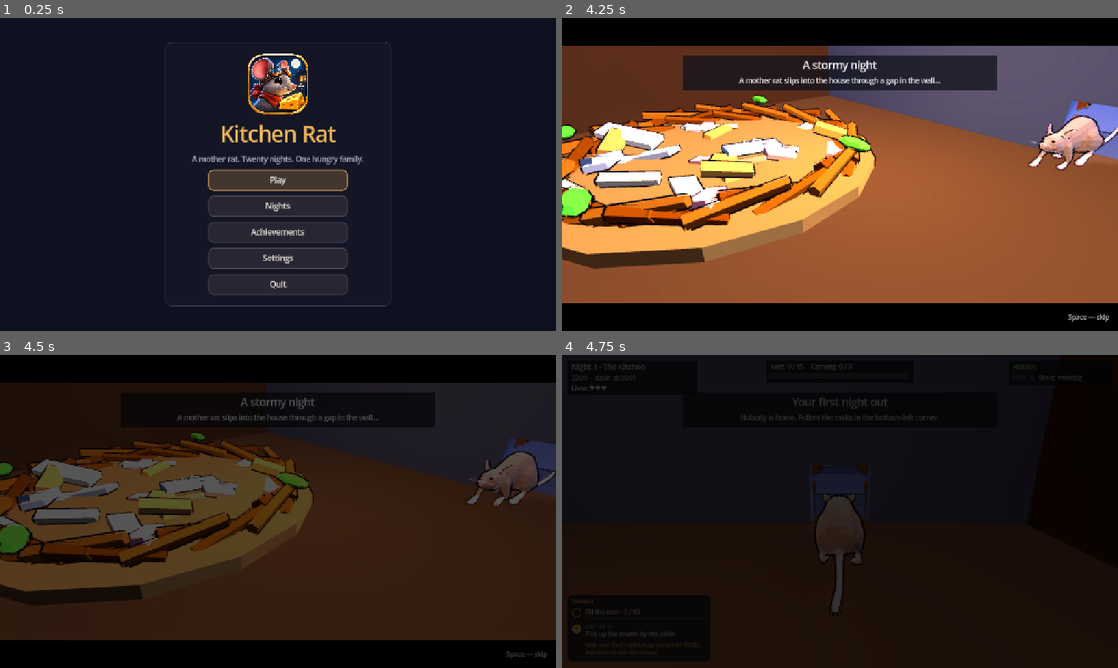
Above: before the commit, frames 1-4 (two rows, left to right).
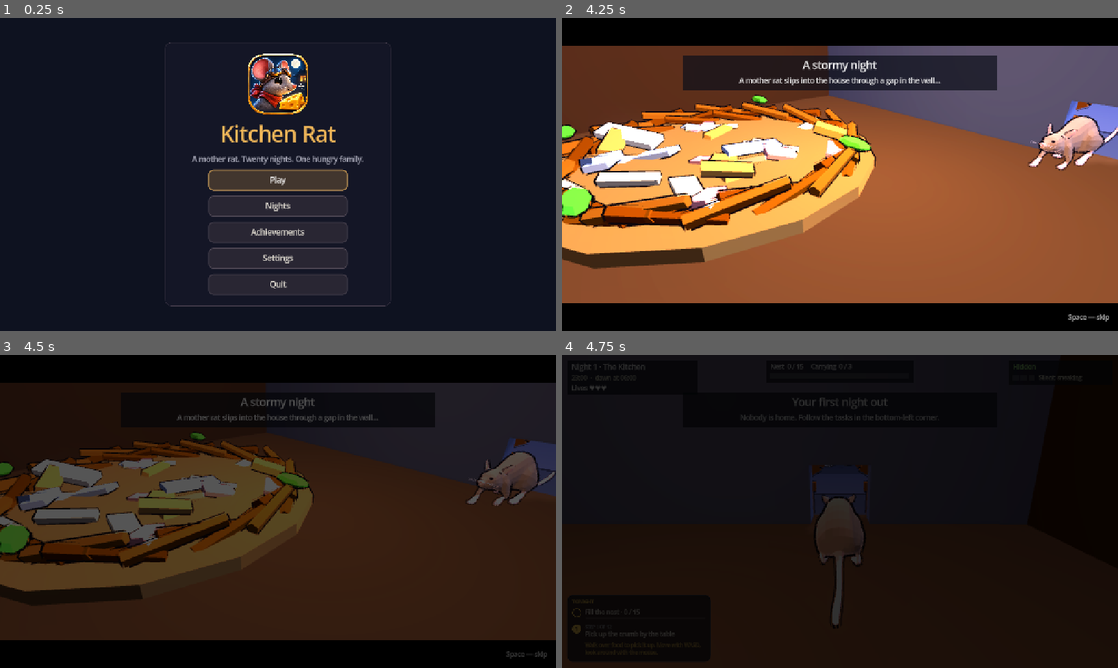
Above: after the commit, the same moments.

Repository: SergeyChere/kitchen-rat
Game: Godot game, scene res://scenes/main.tscn
Same seed, same stepped clock (60 frames per second), same inputs: the game is played once before the commit and once after it.
Inputs (mouse positions are in pixels of both pictures, inside the frame that each line leads up to):
- Up to frame 1 (0.25 s): no input
- Up to frame 2 (4.25 s): click "Nights" at 0.5 s; click "Back" at 1.25 s; click "Achievements" at 2 s; click "Back" at 2.75 s; click "Play" at 3.5 s
- Up to frame 3 (4.5 s): tap Enter (ui_accept) at 4.25 s; move the mouse to (250, 574) at 4.27 s; hold W (forward) from 4.28 s (still down); hold Ctrl (sneak) from 4.28 s (still down); tap Q (pups) at 4.35 s; click (250, 574) at 4.42 s
- Up to frame 4 (4.75 s): keep holding W (forward); keep holding Ctrl (sneak); tap Space (jump) at 4.52 s

Frames 1-3 are identical in both runs. In frame 4, 0.2% of the frame differs, in the area x 45-55%, y 44-88%.

Commit message:
Demo polish, round 2: textures on furniture, gravity, tunnel networks, chase feel
- Textures (plan point 2): LevelBuilder.apply_texture + RoomFurniture.place(tex): sofa/armchair/ottoman fabric, cardboard boxes cardboard, crate/workbench/tables/bookcase wood_dark, shelf unit wood, fridge metal_matte, washer/basket plastic; tint from the night's own colour. mat_named materials tile by box size (tile_m meta). Kitchen floors use the real ceramic_tile texture tinted to the old floor tone.
- rat.gd: gravity 12 -> 18 (she floated on high hops); hop_impulse 1.7 -> 2.08 and hop_hold_force 6 -> 9 keep the same hop apex.
- Tunnels: nights 1-5 are full networks (every crack linked to every other); use_tunnel exits farthest from the hunter chasing her (cat/owner/dog).
- game_feel.gd: heartbeat + red edge stronger and distance-driven: danger range 2.2 -> 3.4 m with a steeper curve, chase threat 0.72 -> 1.0 as the hunter closes in, heartbeat up to 0.34 s / -0.5 dB, vignette 0.85 + 0.30 pulse (cap 1.0) creeping further in.
- Verified: Godot 4.7.2 headless, CI set on night 1 + mech nights 1-5,8 + hides 2-5 + walk + cat: all PASS, no FAIL.

Diff:
--- a/godot/data/nights/01_kitchen.json
+++ b/godot/data/nights/01_kitchen.json
@@ -423,11 +423,27 @@
  "tunnels": [
   {
    "a": 0,
+   "b": 1
+  },
+  {
+   "a": 0,
    "b": 2
   },
   {
-   "a": 3,
-   "b": 1
+   "a": 0,
+   "b": 3
+  },
+  {
+   "a": 1,
+   "b": 2
+  },
+  {
+   "a": 1,
+   "b": 3
+  },
+  {
+   "a": 2,
+   "b": 3
   }
  ],
  "music": {
--- a/godot/data/nights/02_living.json
+++ b/godot/data/nights/02_living.json
@@ -496,6 +496,10 @@
   {
    "a": 0,
    "b": 2
+  },
+  {
+   "a": 1,
+   "b": 2
   }
  ],
  "music": {
--- a/godot/data/nights/03_living2.json
+++ b/godot/data/nights/03_living2.json
@@ -454,6 +454,10 @@
   {
    "a": 0,
    "b": 2
+  },
+  {
+   "a": 1,
+   "b": 2
   }
  ],
  "music": {
--- a/godot/data/nights/04_pantry.json
+++ b/godot/data/nights/04_pantry.json
@@ -440,15 +440,27 @@
  "tunnels": [
   {
    "a": 0,
+   "b": 1
+  },
+  {
+   "a": 0,
    "b": 2
+  },
+  {
+   "a": 0,
+   "b": 3
   },
   {
    "a": 1,
    "b": 2
   },
   {
-   "a": 3,
-   "b": 0
+   "a": 1,
+   "b": 3
+  },
+  {
+   "a": 2,
+   "b": 3
   }
  ],
  "music": {
--- a/godot/data/nights/05_kitchen2.json
+++ b/godot/data/nights/05_kitchen2.json
@@ -447,11 +447,27 @@
  "tunnels": [
   {
    "a": 0,
+   "b": 1
+  },
+  {
+   "a": 0,
    "b": 2
   },
   {
-   "a": 3,
-   "b": 1
+   "a": 0,
+   "b": 3
+  },
+  {
+   "a": 1,
+   "b": 2
+  },
+  {
+   "a": 1,
+   "b": 3
+  },
+  {
+   "a": 2,
+   "b": 3
   }
  ],
  "music": {
--- a/godot/scripts/game.gd
+++ b/godot/scripts/game.gd
@@ -1102,17 +1102,52 @@
 			return
 
 
-## The crack the rat stands in, if it leads somewhere through the wall (night tunnels). -1 if none.
-func _tunnel_from() -> int:
+## Every crack linked to the one the rat stands in (demo polish: the demo nights are full networks
+## now, so a crack can have several exits). Empty when she is not in a linked crack.
+func _tunnel_exits() -> Array:
+	var out: Array = []
 	var tl: Array = night.get("tunnels", [])
 	if tl.is_empty() or rat.jumping or rat.global_position.y > 0.05:
-		return -1
+		return out
+	var from := -1
 	for i in cracks.size():
 		if Vector2(cracks[i].x - rat.global_position.x, cracks[i].z - rat.global_position.z).length() < 0.3:
-			for t in tl:
-				if int(t.a) == i: return int(t.b)
-				if int(t.b) == i: return int(t.a)
-	return -1
+			from = i
+			break
+	if from < 0:
+		return out
+	for t in tl:
+		if int(t.a) == from and not out.has(int(t.b)):
+			out.append(int(t.b))
+		elif int(t.b) == from and not out.has(int(t.a)):
+			out.append(int(t.a))
+	return out
+
+
+## The crack the rat stands in, if it leads somewhere through the wall (night tunnels). -1 if none.
+## With several exits she takes the one farthest from whoever is chasing her (the cat, the owner,
+## the dog) — a tunnel is an escape first. Nobody chasing: the first link, as before.
+func _tunnel_from() -> int:
+	var exits := _tunnel_exits()
+	if exits.is_empty():
+		return -1
+	var hunter: Node3D = null
+	if cat and cat.mode == CatAI.Mode.CHASE:
+		hunter = cat
+	elif owner_ai and owner_ai.mode == OwnerAI.Mode.CHASE:
+		hunter = owner_ai
+	elif dog and dog.mode == DogAI.Mode.CHASE:
+		hunter = dog
+	if hunter == null:
+		return int(exits[0])
+	var best := -1
+	var best_d := -1.0
+	for e in exits:
+		var d := (cracks[int(e)] as Vector3).distance_squared_to(hunter.global_position)
+		if d > best_d:
+			best_d = d
+			best = int(e)
+	return best
 
 
 ## Called by the rat when Space is pressed: crawl through the wall if she's in a linked crack.
--- a/godot/scripts/game_feel.gd
+++ b/godot/scripts/game_feel.gd
@@ -23,7 +23,7 @@
 void fragment() {
 	vec2 uv = UV - 0.5;
 	float d = length(uv * vec2(1.5, 1.0));
-	float v = smoothstep(0.38, 0.92, d);
+	float v = smoothstep(0.28, 0.92, d);
 	COLOR = vec4(tint.rgb, v * amount);
 }
 """
@@ -84,35 +84,41 @@
 		return
 	var chased := false
 	var near := 0.0
+	var chaser_near := 0.0
 	for a in [g.cat, g.owner_ai, g.dog]:
 		if a == null or not is_instance_valid(a) or not (a as Node3D).visible:
 			continue
 		var m: int = a.get("mode")
-		if a is CatAI and m == CatAI.Mode.CHASE: chased = true
-		elif a is OwnerAI and m == OwnerAI.Mode.CHASE: chased = true
-		elif a is DogAI and m == DogAI.Mode.CHASE: chased = true
+		var is_chase := (a is CatAI and m == CatAI.Mode.CHASE) or (a is OwnerAI and m == OwnerAI.Mode.CHASE) or (a is DogAI and m == DogAI.Mode.CHASE)
+		if is_chase: chased = true
 		var awake := not (a is CatAI) or (a as CatAI).awake()
 		if awake:
-			near = maxf(near, clampf((2.2 - (a as Agent).dist_rat()) / 1.6, 0.0, 1.0))
+			# demo polish: the danger is felt from farther out (3.4 m, was 2.2) and the curve is steeper,
+			# so the last metre before a catch counts much more than a hunter across the room
+			var nn := pow(clampf((3.4 - (a as Agent).dist_rat()) / 2.6, 0.0, 1.0), 1.5)
+			near = maxf(near, nn)
+			if is_chase: chaser_near = maxf(chaser_near, nn)
 	if chased and not _was_chased:
 		slowmo(0.3, 0.4)  # spotted!
 		g.cam.shake(0.25)
 	_was_chased = chased
-	var want := 1.0 if chased else near * 0.7
+	# a chase is never mild, but how bad it feels now scales with how close the hunter actually is
+	var want := clampf(0.72 + 0.38 * chaser_near, 0.0, 1.0) if chased else near * 0.85
 	if g.rat.hidden():
 		want *= 0.4
-	_threat = move_toward(_threat, want, real_dt * (2.5 if want > _threat else 0.8))
-	# heartbeat: faster and louder the closer the danger
-	if _threat > 0.12:
+	_threat = move_toward(_threat, want, real_dt * (4.5 if want > _threat else 1.1))
+	# heartbeat: faster and louder the closer the danger (demo polish: it starts earlier, beats faster
+	# at the top end and plays louder — at full threat it is the loudest quiet sound in the game)
+	if _threat > 0.08:
 		_beat_t -= real_dt
 		if _beat_t <= 0.0:
-			_beat_t = lerpf(1.05, 0.42, _threat)
-			Sfx.play("heartbeat", null, lerpf(-16.0, -3.0, _threat), 1.0, 0.0)
+			_beat_t = lerpf(1.0, 0.34, _threat)
+			Sfx.play("heartbeat", null, lerpf(-15.0, -0.5, _threat), 1.0, 0.0)
 			_pulse = 1.0
 	else:
 		_beat_t = 0.0
 	_pulse = move_toward(_pulse, 0.0, real_dt * 4.0)
-	_mat.set_shader_parameter("amount", clampf(_threat * 0.55 + _pulse * _threat * 0.18, 0.0, 0.8))
+	_mat.set_shader_parameter("amount", clampf(_threat * 0.85 + _pulse * _threat * 0.30, 0.0, 1.0))
 	# hiding: the room sounds muffled
 	if _lp:
 		var target := 900.0 if g.rat.hidden() else 20000.0
--- a/godot/scripts/level_builder.gd
+++ b/godot/scripts/level_builder.gd
@@ -287,8 +287,32 @@
 ## plastic, counter_stone.
 func mat_named(tex_name: String, color: Color, tiling := Vector2.ONE) -> StandardMaterial3D:
 	if ResourceLoader.exists("res://assets/textures/" + tex_name + ".png"):
-		return mat(color, tex_name, tiling)
+		var m := mat(color, tex_name, tiling)
+		m.set_meta("tile_m", 0.5)  # one texture tile ~ 0.5 m: box() scales the UV by the box size
+		return m
 	return mat(color)
+
+
+## Give a placed model a real surface (demo polish, plan point 2): the generated texture laid over its
+## toon materials, tinted by `tint` (the furniture's own colour from the night data, white = as authored).
+## The tint is divided by the textures' average brightness (~0.45), so the result lands near the
+## requested colour instead of going twice as dark. No texture file -> no change at all.
+func apply_texture(n: Node3D, tex_name: String, tint := Color.WHITE) -> void:
+	if n == null or not ResourceLoader.exists("res://assets/textures/" + tex_name + ".png"):
+		return
+	var tex := load("res://assets/textures/" + tex_name + ".png") as Texture2D
+	var c := Color(clampf(tint.r / 0.45, 0.0, 1.0), clampf(tint.g / 0.45, 0.0, 1.0), clampf(tint.b / 0.45, 0.0, 1.0))
+	for mi in n.find_children("*", "MeshInstance3D", true, false):
+		var m := mi as MeshInstance3D
+		for i in m.mesh.get_surface_count():
+			var src := m.get_active_material(i) as BaseMaterial3D
+			if src == null:
+				continue
+			var t := src.duplicate() as BaseMaterial3D
+			t.albedo_texture = tex
+			t.albedo_color = c
+			t.uv1_scale = Vector3(2.0, 2.0, 1.0)
+			m.set_surface_override_material(i, t)
 
 
 func mat(color: Color, texture := "", tiling := Vector2.ONE) -> StandardMaterial3D:
@@ -308,7 +332,14 @@
 	var bm := BoxMesh.new()
 	bm.size = size
 	mi.mesh = bm
-	mi.material_override = m
+	if m is StandardMaterial3D and (m as StandardMaterial3D).has_meta("tile_m"):
+		# a named material: keep the grain/weave scale constant whatever the box size (demo polish)
+		var tile: float = (m as StandardMaterial3D).get_meta("tile_m")
+		var dup := (m as StandardMaterial3D).duplicate() as StandardMaterial3D
+		dup.uv1_scale = Vector3(maxf(size.x, size.z) / tile, maxf(size.y, size.z) / tile, 1.0)
+		mi.material_override = dup
+	else:
+		mi.material_override = m
 	parent.add_child(mi)
 	mi.global_position = center
 	if solid:
@@ -432,6 +463,10 @@
 	if not ResourceLoader.exists("res://assets/textures/" + floor_tex + ".png"): floor_tex = "floor_tile"
 	if not ResourceLoader.exists("res://assets/textures/" + wall_tex + ".png"): wall_tex = "wall_stripes"
 	var floor_mat := mat(Color.WHITE, floor_tex, Vector2(6, 3.75))
+	if str(pal.get("floor", "")) == "tile" and ResourceLoader.exists("res://assets/textures/ceramic_tile.png"):
+		# demo polish: real tile (tools/make_textures.py) instead of the placeholder pattern, tinted down
+		# to the old floor's tone (its mean was ~(0.25, 0.27, 0.38)) so the night stays as dark as before
+		floor_mat = mat(Color(0.30, 0.32, 0.45), "ceramic_tile", Vector2(6, 3.75))
 	var wall_mat := mat(Color.WHITE, wall_tex)
 	var trim := mat(hex(0x7a4a2a))
 
--- a/godot/scripts/rat.gd
+++ b/godot/scripts/rat.gd
@@ -12,7 +12,8 @@
 var walk_speed := 0.9
 var run_speed := 1.9
 var sneak_speed := 0.4
-var gravity := 12.0
+var gravity := 18.0  # demo polish: was 12.0 — she floated on high hops and falls. Falls are snappier now;
+# hop_impulse grew with it (v = 1.7 * sqrt(18/12)), so the hop reaches the same height as before
 var max_jump_up := 0.62
 var max_jump_reach := 0.9
 var capacity := 3
@@ -57,8 +58,8 @@
 var air_acceleration := 6.0  # demo polish: was 2.0, a hop could not be corrected in the air at all
 var rotation_speed := 12.0
 var stopping_speed := 0.05
-var hop_impulse := 1.7
-var hop_hold_force := 6.0
+var hop_impulse := 2.08  # scaled with gravity: same hop apex (2.08^2 / (2*18) = 1.7^2 / (2*12))
+var hop_hold_force := 9.0  # scaled with gravity, so holding Space stretches the hop as much as before
 var _last_strong_dir := Vector3.BACK
 var _was_on_floor := true
 var _air_top := 0.0
--- a/godot/scripts/room_furniture.gd
+++ b/godot/scripts/room_furniture.gd
@@ -41,7 +41,7 @@
 
 
 ## A model fitted to the rect (its front toward the room), with collision and a surface id.
-func place(model: String, f: Dictionary, surface: String, height := 0.0, rot = null) -> Node3D:
+func place(model: String, f: Dictionary, surface: String, height := 0.0, rot = null, tex := "") -> Node3D:
 	var x := float(f.x); var y := float(f.y)
 	var w := float(f.get("w", 0)); var d := float(f.get("h", 0))
 	var r: float = rot if rot != null else side_rot(side(x, y, w, d))
@@ -55,6 +55,11 @@
 	if height > 0.0:
 		_fit_height(n, height)
 	b.collide(n, surface)
+	if tex != "":
+		# demo polish: a real surface for the model (fabric sofa, cardboard box, ...), tinted by the
+		# night's own colour for the piece when it has one
+		var tint := LevelBuilder.hex(int(f.get("color", 0xffffff))) if f.has("color") else Color.WHITE
+		b.apply_texture(n, tex, tint)
 	return n
 
 
@@ -119,12 +124,12 @@
 				for i in n:
 					var seg := {"x": x + w / n * i, "y": y, "w": w / n, "h": d}
 					place("furniture/counter_section", seg, "counter", 0.0, 0.0)
-			"fridge": place("furniture/fridge", f, "fridge")
+			"fridge": place("furniture/fridge", f, "fridge", 0.0, null, "metal_matte")
 			"island": place("furniture/kitchen_island", f, "island", 0.0, 180.0)
 			"box":
 				var ht := float(f.get("ht", 44))
-				place("furniture/cardboard_box_tall" if ht > 70.0 else "furniture/cardboard_box", f, "box", ht)
-			"crate": place("furniture/crate", f, "crate", float(f.get("ht", 40)))
+				place("furniture/cardboard_box_tall" if ht > 70.0 else "furniture/cardboard_box", f, "box", ht, null, "cardboard")
+			"crate": place("furniture/crate", f, "crate", float(f.get("ht", 40)), null, "wood_dark")
 			"table":
 				var ht := float(f.get("ht", 79))
 				var model := "furniture/table_dining" if bool(f.get("dining", false)) else "furniture/table_kitchen"
@@ -142,10 +147,10 @@
 						light(W(cx, cy, ht + 60), Color8(0xff, 0xb0, 0x60), 0.7, 3.0)
 				hide("table", f)
 			"coffeeTable":
-				place("furniture/coffee_table", f, "table", 0.0, 0.0)
+				place("furniture/coffee_table", f, "table", 0.0, 0.0, "wood_dark")
 				hide("table", f)
 			"bench":
-				place("furniture/workbench", f, "table", 0.0, 0.0)
+				place("furniture/workbench", f, "table", 0.0, 0.0, "wood_dark")
 				hide("table", f)
 			"chair":
 				var cf := {"x": x, "y": y, "w": 32, "h": 32}
@@ -167,41 +172,41 @@
 			"sofa", "armchair":
 				var face := str(f.get("face", "s"))
 				var r := 180.0 if face == "n" else (90.0 if face == "e" else (-90.0 if face == "w" else 0.0))
-				place("furniture/sofa" if t == "sofa" else "furniture/armchair", f, "sofa", 0.0, r)
+				place("furniture/sofa" if t == "sofa" else "furniture/armchair", f, "sofa", 0.0, r, "fabric")
 				hide("sofa", f, 12.0)
 				low_roof(f, 4.0)
 			"wall":
 				var wm := b.mat(LevelBuilder.hex(0x8a8a9a), "wall_" + str(g.night.get("pal", {}).get("wall", "stripes")))
 				b.box("Inner wall", W(cx, cy, 115), Vector3(w / 100.0, 2.3, d / 100.0), wm, b.furn)
 			"tvStand":
-				place("furniture/tv_stand", f, "tv")
+				place("furniture/tv_stand", f, "tv", 0.0, null, "wood_dark")
 				var tv := light(W(cx, y + d + 70, 90), Color(0.56, 0.7, 1.0), 1.6, 4.6, "tv")
 				g.tv_light = tv
 				tv.visible = not bool(g.night.get("tvOff", false))
-			"bookcase": place("furniture/bookcase", f, "bookcase")
+			"bookcase": place("furniture/bookcase", f, "bookcase", 0.0, null, "wood_dark")
 			"fireplace":
 				place("furniture/fireplace", f, "fireplace")
 				var out := W(x + w + 30, cy, 40) if side(x, y, w, d) == "w" else W(cx, cy, 40)
 				light(out, Color8(0xff, 0x8a, 0x3a), 2.2, 4.2)
-			"sideTable": place("furniture/side_table", f, "side", float(f.get("ht", 60)))
+			"sideTable": place("furniture/side_table", f, "side", float(f.get("ht", 60)), null, "wood_dark")
 			"lamp":
 				b.collide(b.spawn("furniture/floor_lamp", W(cx, cy), 0.0, b.furn))
 				light(W(cx, cy, 138), Color8(0xff, 0xc2, 0x7a), 1.3, 3.8, "steady")
 			"plant": b.collide(b.spawn("furniture/plant", W(cx, cy), randf() * 360.0, b.furn))
-			"washer": place("furniture/dryer" if bool(f.get("dryer", false)) else "furniture/washer", f, "washer")
-			"basket": place("furniture/laundry_basket", f, "basket", float(f.get("ht", 45)))
+			"washer": place("furniture/dryer" if bool(f.get("dryer", false)) else "furniture/washer", f, "washer", 0.0, null, "plastic")
+			"basket": place("furniture/laundry_basket", f, "basket", float(f.get("ht", 45)), null, "plastic")
 			"cans": place("furniture/cans_stack", f, "cans", float(f.get("ht", 30)))
-			"shelfUnit": place("furniture/shelf_unit", f, "shelf")
+			"shelfUnit": place("furniture/shelf_unit", f, "shelf", 0.0, null, "wood")
 			"boiler":
 				place("furniture/boiler", f, "boiler", 0.0, -90.0 if x > 480.0 else 90.0)
 				light(W(cx - 50, cy, 40), Color8(0xff, 0x8a, 0x3a), 1.4, 3.0)
-			"sideboard": place("furniture/sideboard", f, "sideboard")
+			"sideboard": place("furniture/sideboard", f, "sideboard", 0.0, null, "wood_dark")
 			"cabinetTall":
 				# modelled long along its own Z, front toward +X: as is against the west wall
 				var n := b.spawn("furniture/cabinet_tall", W(cx, cy), 0.0 if x < 480.0 else 180.0, b.furn)
 				b.fit(n, w, d)
 				b.collide(n)
-			"ottoman": place("furniture/ottoman", f, "ottoman", 0.0, 0.0)
+			"ottoman": place("furniture/ottoman", f, "ottoman", 0.0, 0.0, "fabric")
 			"barCart": place("furniture/bar_cart", f, "cart", 0.0, 0.0)
 			_:
 				push_warning("Kitchen Rat: no builder for furniture " + t)
Not shown, changed: docs/DEMO_POLISH.md
